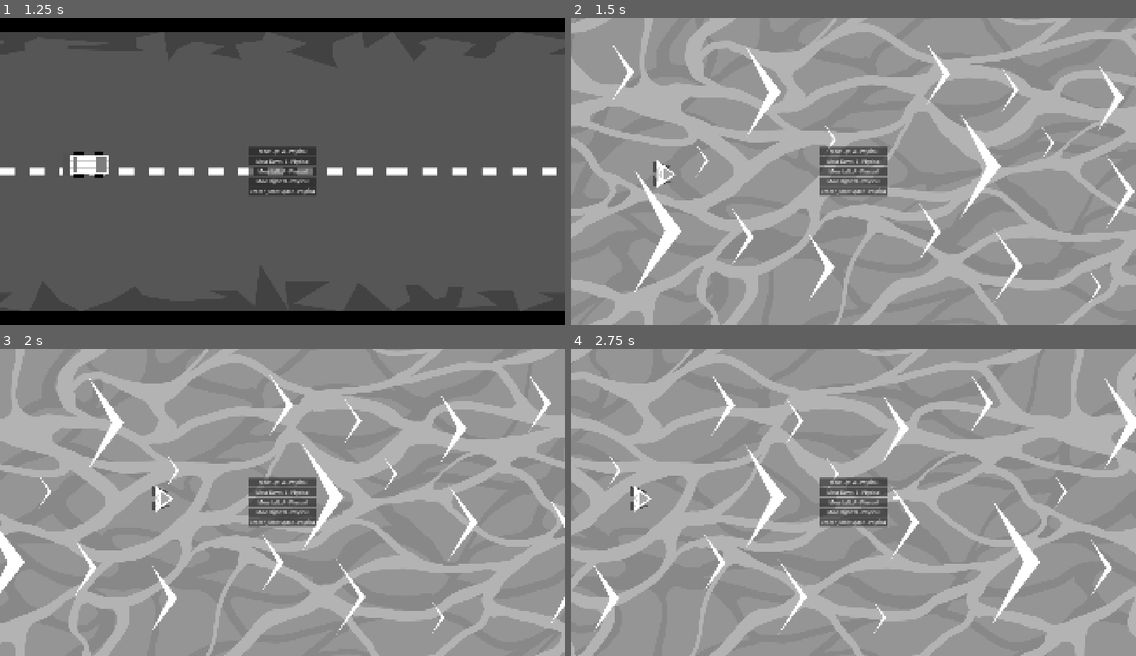
Above: before the commit, frames 1-4 (two rows, left to right).
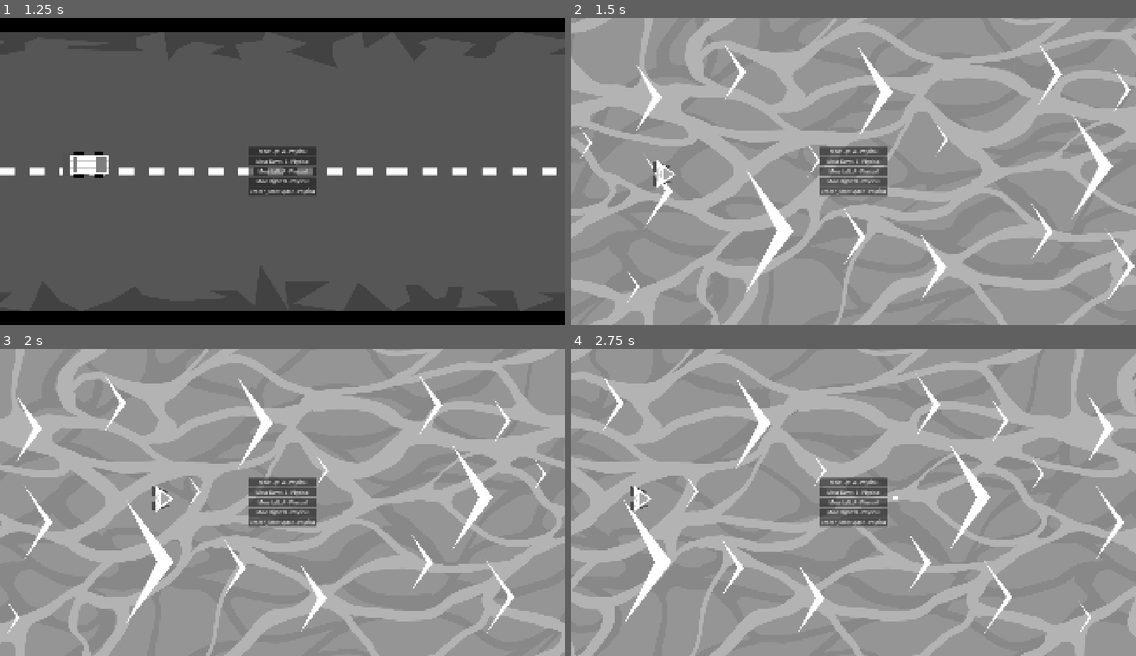
Above: after the commit, the same moments.

Repository: Yuna-Fr/AccessibilityGame
Game: Godot game, scene res://Scenes/Lvl_Main.tscn
Two runs of this game, one before a commit and one after it. Both use one fixed random seed, a clock stepped at 60 frames per second and the inputs below.
Inputs:
- Up to frame 1 (1.25 s): tap Enter at 0.5 s; hold D (Move_Right) from 0.53 s (still down); hold Space (Action) from 0.53 s (still down); tap W (Move_Up) at 0.77 s
- Up to frame 2 (1.5 s): keep holding D (Move_Right); release Space (Action) at 1.28 s; tap Q (SwapScene) at 1.35 s
- Up to frame 3 (2 s): keep holding D (Move_Right); tap W (Move_Up) at 1.52 s
- Up to frame 4 (2.75 s): release D (Move_Right) at 2.03 s; hold A (Move_Left) from 2.03 s (still down); hold Space (Action) from 2.03 s (still down)

Frame 1 is identical in both runs. In frame 2, 5.5% of the frame differs, in the area x 1-100%, y 8-93%; in frame 3, 5.3%; in frame 4, 5.5%.

Commit message:
parrallax

Diff:
--- a/Prefabs/P_ParallaxSea.tscn
+++ b/Prefabs/P_ParallaxSea.tscn
@@ -42,7 +42,7 @@
 [node name="Sprite2D4" type="Sprite2D" parent="." unique_id=1342529945]
 texture_repeat = 2
 material = SubResource("ShaderMaterial_15nw4")
-instance_shader_parameters/ScrollSpeed = 0.30000001425
+instance_shader_parameters/ScrollSpeed = 0.170000008075
 scale = Vector2(1.0473958, 1)
 texture = ExtResource("6_ti4kv")
 centered = false
Not shown: 1 places in Scenes/Lvl_Shooter.tscn that only renumber resources
